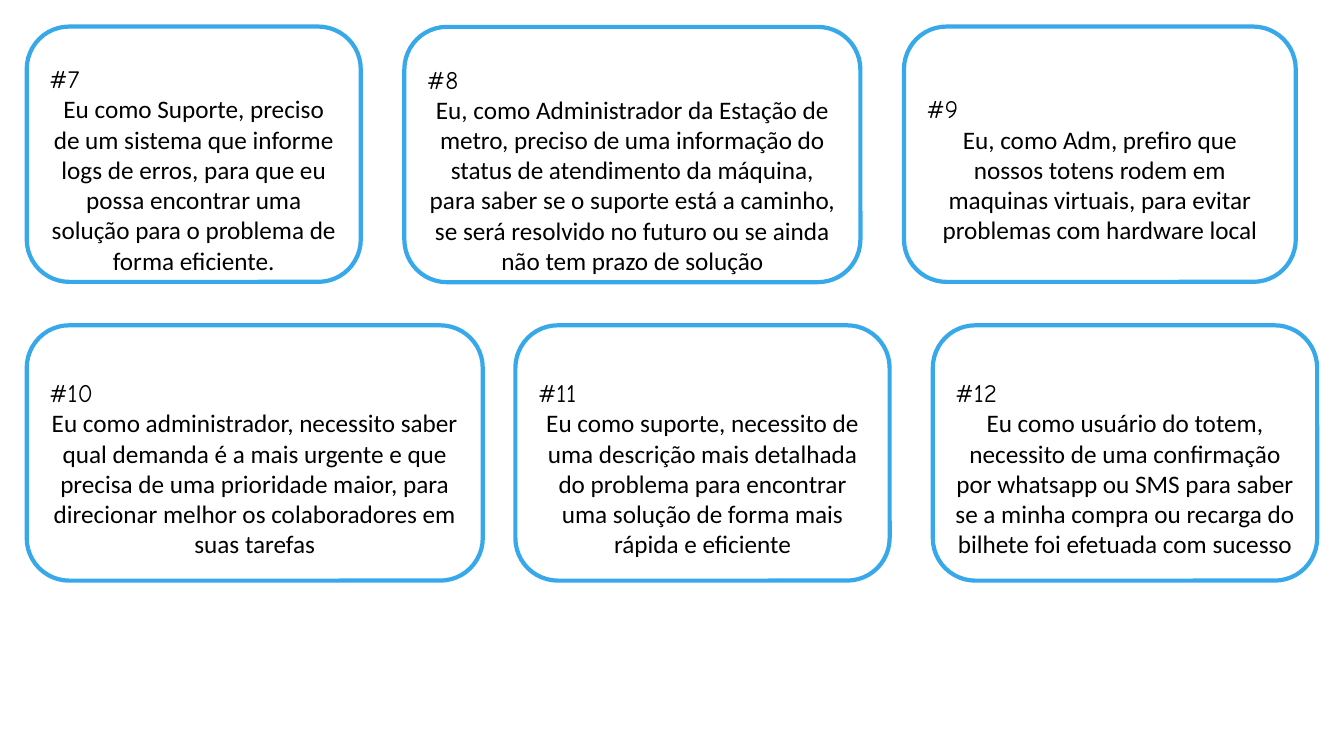
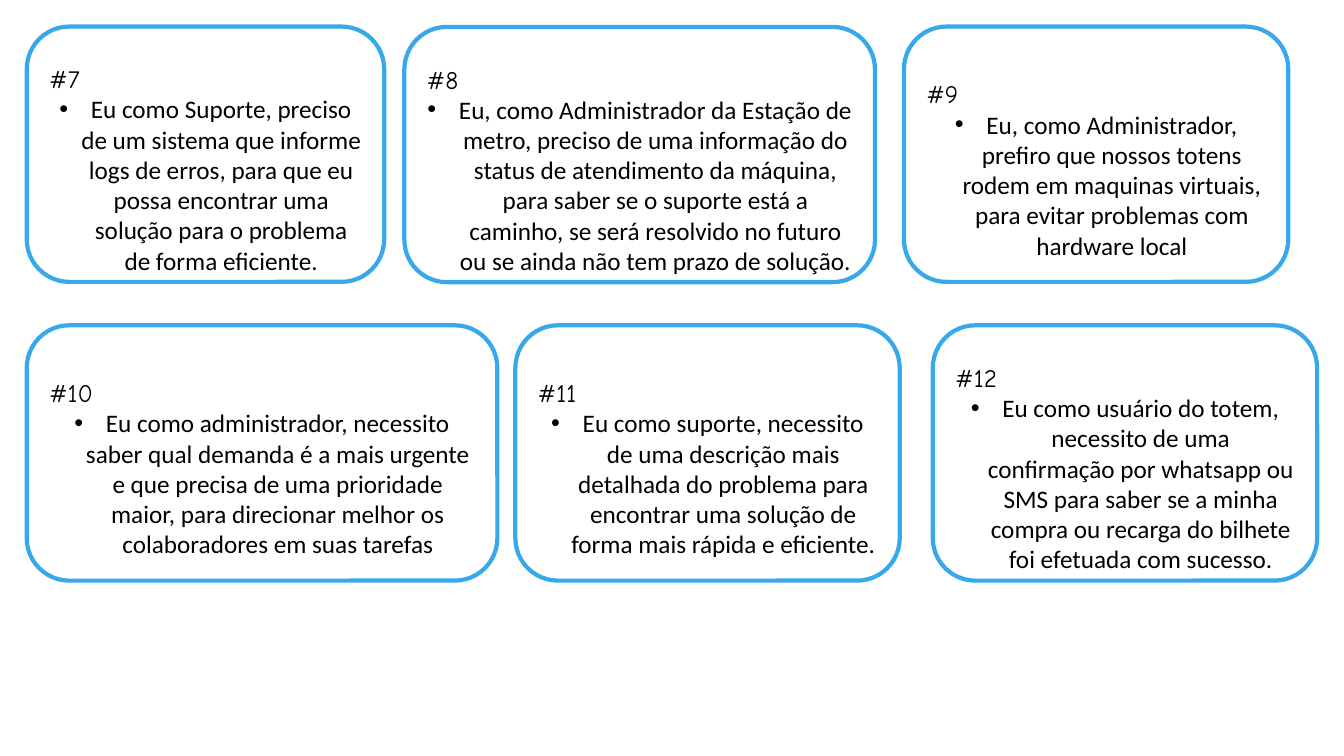
Before and after one commit to leticia-NCosta/TotemSystem, a slide deck: slide 2 of Ideação/Requisitos/User Stories.pptx. Drawn at 1344x756 pixels with LibreOffice and Linux fonts; fonts in the diff are those of the drawing. Boxes give left, top, right and bottom in pixels: in the first picture for what was removed or moved away, otherwise in the second. Text is boxed around its words. In the diff, an @@ line names an element or a change of style, - is before the commit and + after.

```diff
--- a/Ideação/Requisitos/User Stories.pptx
+++ b/Ideação/Requisitos/User Stories.pptx
@@ rounded rectangle "#7": place and size @@
-rounded rectangle "#7" at bbox=[27, 26, 361, 281]
+rounded rectangle "#7" at bbox=[27, 26, 385, 281]
@@ rounded rectangle "#8": place and size @@
-rounded rectangle "#8" at bbox=[404, 27, 860, 282]
+rounded rectangle "#8" at bbox=[404, 27, 875, 282]
@@ rounded rectangle "#9": place and size @@
-rounded rectangle "#9" at bbox=[904, 26, 1297, 281]
+rounded rectangle "#9" at bbox=[904, 26, 1289, 281]
@@ text in rounded rectangle at bbox=[81, 100, 361, 270]: bullet none to • @@
@@ text in rounded rectangle at bbox=[459, 101, 852, 275]: text changed @@
-Eu, como Administrador da Estação de metro, preciso de uma informação do status de atendimento da máquina, para saber se o suporte está a caminho, se será resolvido no futuro ou se ainda não tem prazo de solução
+• Eu, como Administrador da Estação de metro, preciso de uma informação do status de atendimento da máquina, para saber se o suporte está a caminho, se será resolvido no futuro ou se ainda não tem prazo de solução.
@@ text in rounded rectangle at bbox=[963, 116, 1261, 256]: text changed @@
-Eu, como Adm, prefiro que nossos totens rodem em maquinas virtuais, para evitar problemas com hardware local
+• Eu, como Administrador, prefiro que nossos totens rodem em maquinas virtuais, para evitar problemas com hardware local
@@ rounded rectangle "#10": place and size @@
-rounded rectangle "#10" at bbox=[27, 326, 483, 581]
+rounded rectangle "#10" at bbox=[27, 326, 498, 581]
@@ rounded rectangle "#11": place and size @@
-rounded rectangle "#11" at bbox=[515, 326, 889, 581]
+rounded rectangle "#11" at bbox=[515, 326, 899, 581]
@@ text in rounded rectangle at bbox=[86, 414, 470, 554]: bullet none to • @@
@@ text in rounded rectangle at bbox=[571, 414, 875, 557]: text changed @@
-Eu como suporte, necessito de uma descrição mais detalhada do problema para encontrar uma solução de forma mais rápida e eficiente
+• Eu como suporte, necessito de uma descrição mais detalhada do problema para encontrar uma solução de forma mais rápida e eficiente.
@@ text in rounded rectangle at bbox=[988, 399, 1293, 569]: text changed @@
-Eu como usuário do totem, necessito de uma confirmação por whatsapp ou SMS para saber se a minha compra ou recarga do bilhete foi efetuada com sucesso
+• Eu como usuário do totem, necessito de uma confirmação por whatsapp ou SMS para saber se a minha compra ou recarga do bilhete foi efetuada com sucesso.
```
Also in this commit, not shown: 1 other slide changed, 4 other files.
